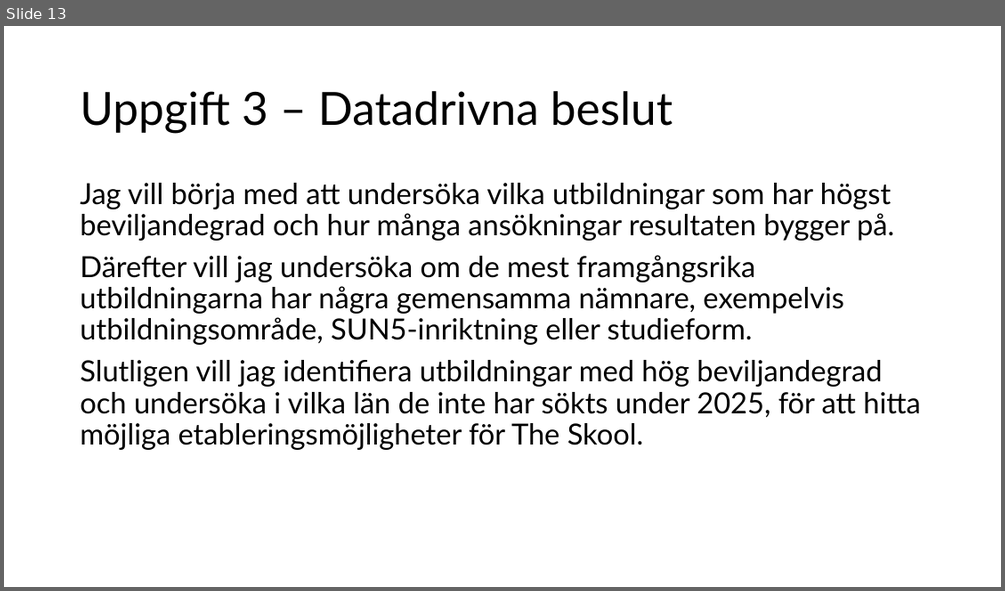
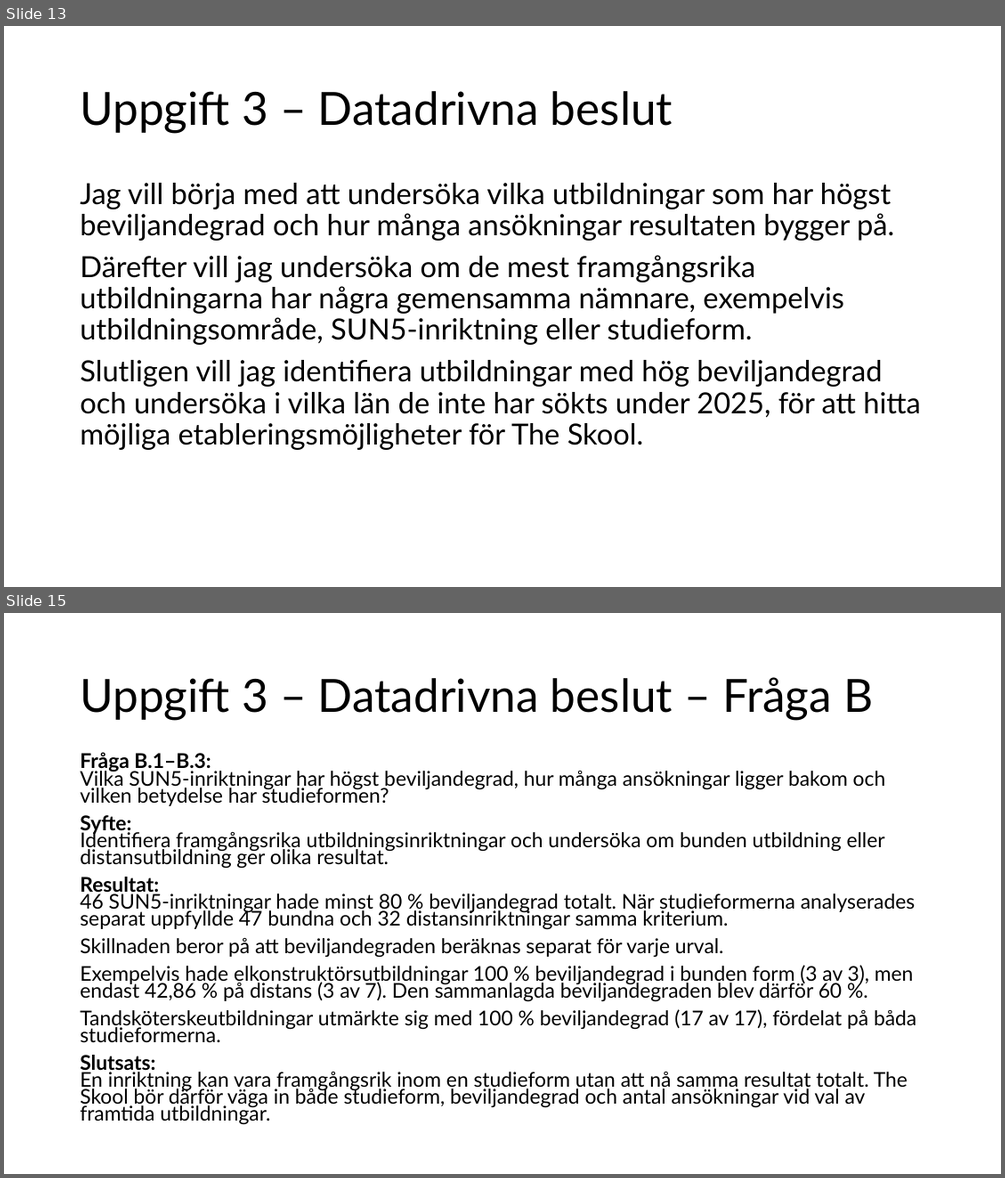
Before and after one commit to dosselicious/the_skool_jens_dossel, a slide deck: The Skool - Jens Dossel.pptx. Shown one above the other, each under a label of ours: slide 13 before the commit, slides 13 and 15 after it; the slides between them are not shown. The pictures are 1005x591 and 1005x1178 pixels, drawn with LibreOffice and Linux fonts; fonts in the diff are those of the drawing. Boxes give left, top, right and bottom in pixels: in the first picture for what was removed or moved away, otherwise in the second. Text is boxed around its words. In the diff, an @@ line names an element or a change of style, - is before the commit and + after.

```diff
--- a/The Skool - Jens Dossel.pptx
+++ b/The Skool - Jens Dossel.pptx
@@ slide 15 added at (4, 613, 1001, 1174), background #FFFFFF @@
@@ title added at (80, 677, 873, 720), 44 pt, text #000000 @@
+Uppgift 3 – Datadrivna beslut – Fråga B
@@ text added at (80, 752, 916, 1124), 19.6 pt, text #000000 @@
+Fråga B.1–B.3:
+Vilka SUN5-inriktningar har högst beviljandegrad, hur många ansökningar ligger bakom och vilken betydelse har studieformen?
+Syfte:
+Identifiera framgångsrika utbildningsinriktningar och undersöka om bunden utbildning eller distansutbildning ger olika resultat.
+Resultat:
+46 SUN5-inriktningar hade minst 80 % beviljandegrad totalt. När studieformerna analyserades separat uppfyllde 47 bundna och 32 distansinriktningar samma kriterium.
+Skillnaden beror på att beviljandegraden beräknas separat för varje urval.
+Exempelvis hade elkonstruktörsutbildningar 100 % beviljandegrad i bunden form (3 av 3), men endast 42,86 % på distans (3 av 7). Den sammanlagda beviljandegraden blev därför 60 %.
+Tandsköterskeutbildningar utmärkte sig med 100 % beviljandegrad (17 av 17), fördelat på båda studieformerna.
+Slutsats:
+En inriktning kan vara framgångsrik inom en studieform utan att nå samma resultat totalt. The Skool bör därför väga in både studieform, beviljandegrad och antal ansökningar vid val av framtida utbildningar.
```
Also in this commit, not shown: 1 slide changed.
